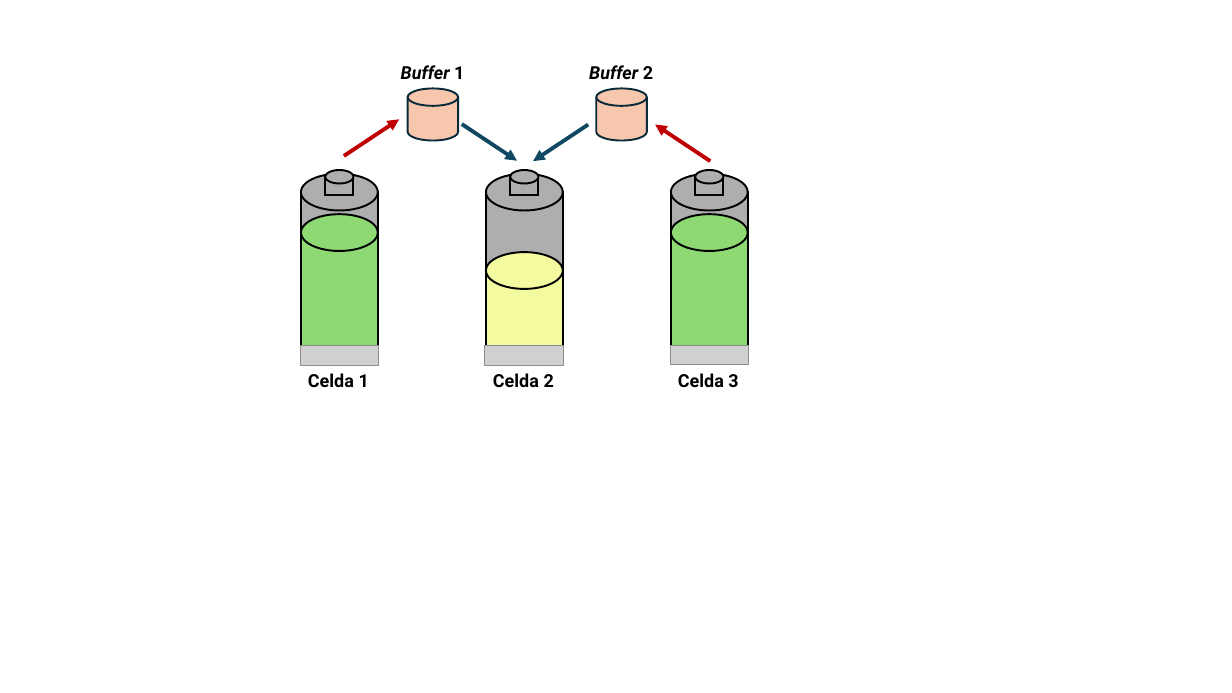
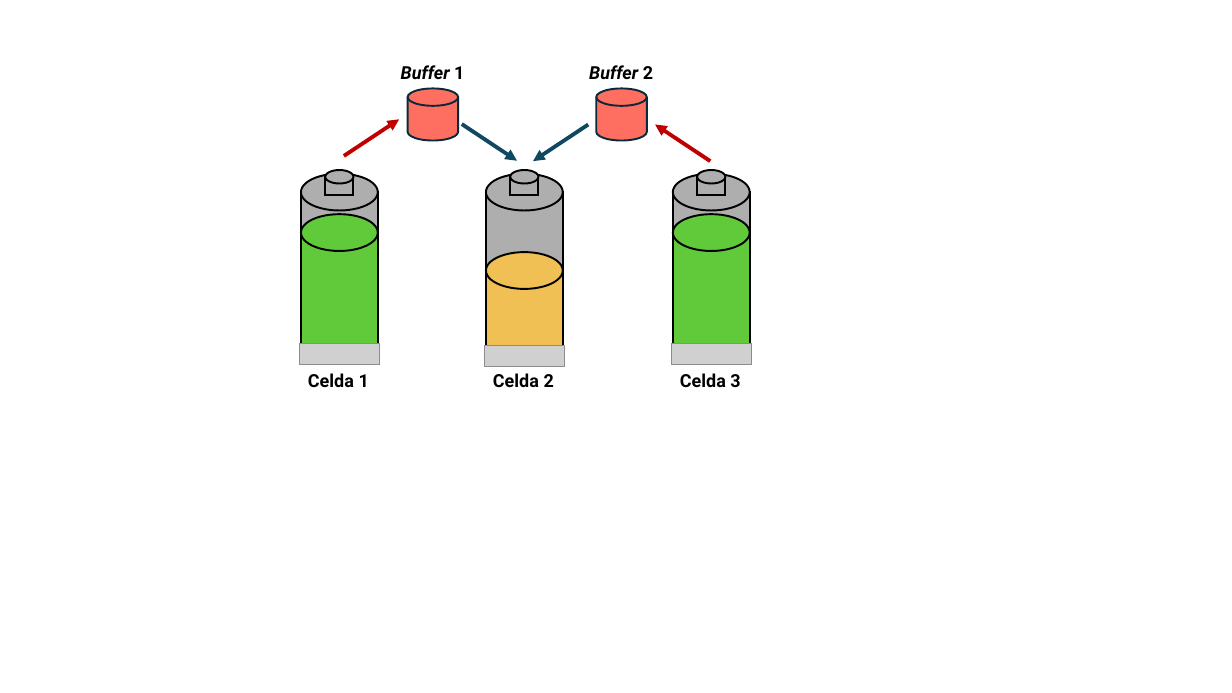
Before and after one commit to DeniseViltes/Tesis, a slide deck: slide 1 of media/Latex/Gráficos Tesis.pptx. Drawn at 1232x693 pixels with LibreOffice and Linux fonts; fonts in the diff are those of the drawing; grey boxes stand for pictures; background and template pictures are left out. Boxes give left, top, right and bottom in pixels: in the first picture for what was removed or moved away, otherwise in the second. Text is boxed around its words. In the diff, an @@ line names an element or a change of style, - is before the commit and + after.

```diff
--- a/media/Latex/Gráficos Tesis.pptx
+++ b/media/Latex/Gráficos Tesis.pptx
@@ cylinder at (408, 89, 458, 140): fill #F6C6AD to #FF6F61 @@
@@ cylinder at (596, 89, 647, 140): fill #F6C6AD to #FF6F61 @@
@@ fill #8ED973 to #60CA3A in 4 elements at (301, 233, 378, 347), (301, 214, 378, 251), (673, 233, 750, 347), (673, 214, 750, 251) @@
@@ ellipse at (486, 252, 563, 289): fill #F4FAA0 to #F0C054 @@
@@ rectangle at (486, 273, 563, 347): fill #F4FAA0 to #F0C054 @@
```
Also in this commit, not shown: 3 other slides changed.
